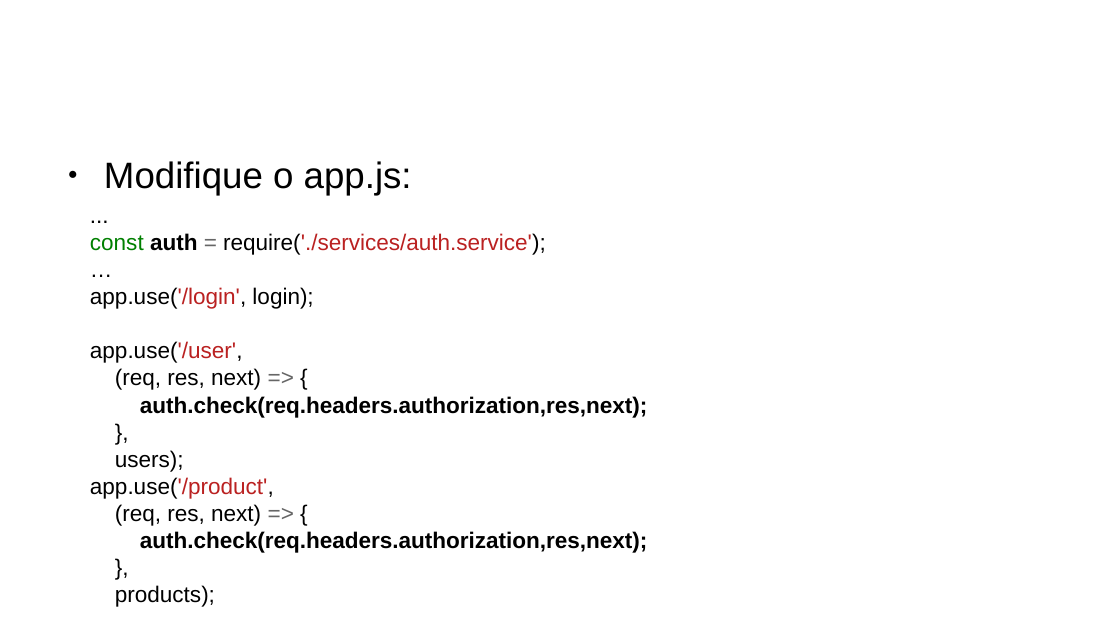
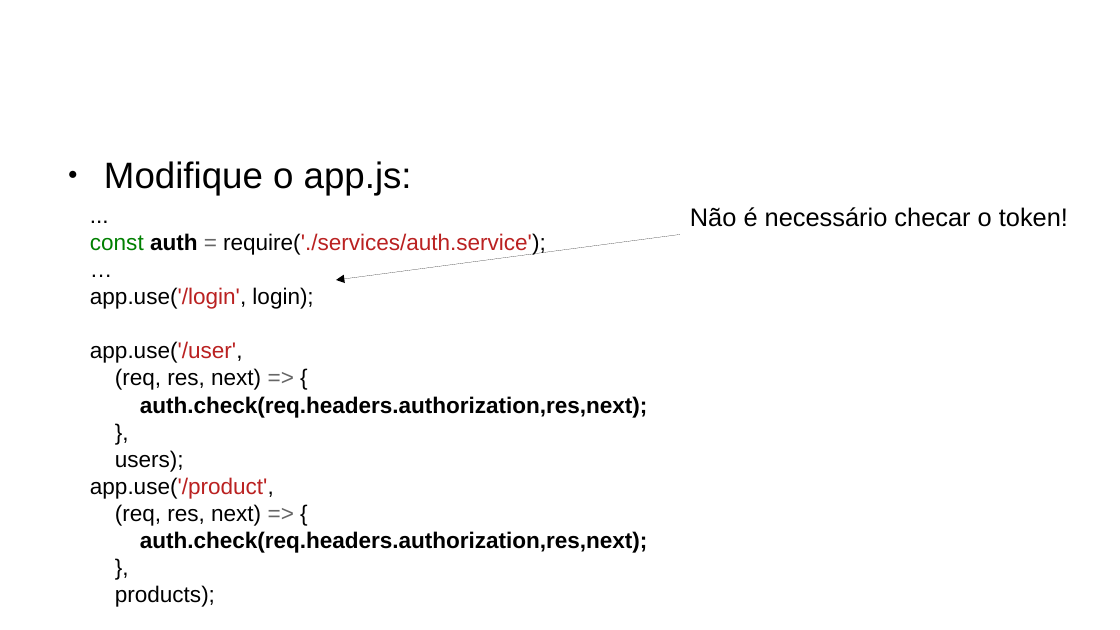
Before and after one commit to CCastro01/PIW-2019_1, a slide deck: slide 77 of SLIDES/14-Refatoração do Projeto CRUD.odp (slide 76 before the commit). Drawn at 1120x630 pixels with LibreOffice and Linux fonts; fonts in the diff are those of the drawing; background and template pictures are left out. Boxes give left, top, right and bottom in pixels: in the first picture for what was removed or moved away, otherwise in the second. Text is boxed around its words. In the diff, an @@ line names an element or a change of style, - is before the commit and + after.

```diff
--- a/SLIDES/14-Refatoração do Projeto CRUD.odp
+++ b/SLIDES/14-Refatoração do Projeto CRUD.odp
@@ text added at [690, 207, 1068, 227], 18 pt, text #000000 @@
+Não é necessário checar o token!
@@ arrow added from (680, 235) to (336, 281), #000000 0 pt @@
```
Also in this commit, not shown: 17 other slides changed, 1 slide added, 2 other files.
